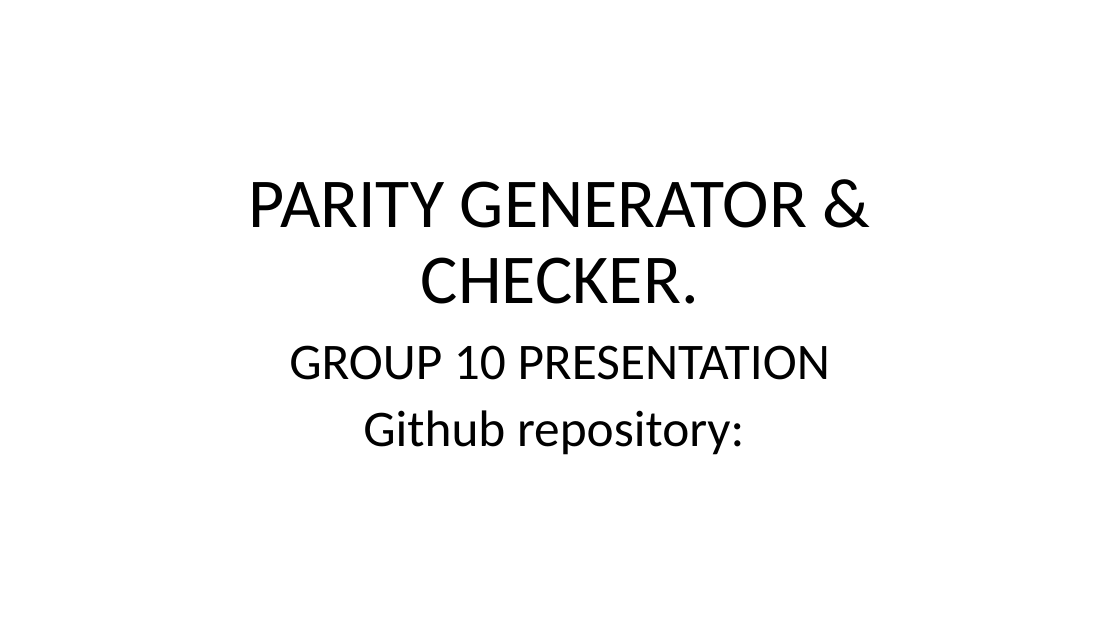
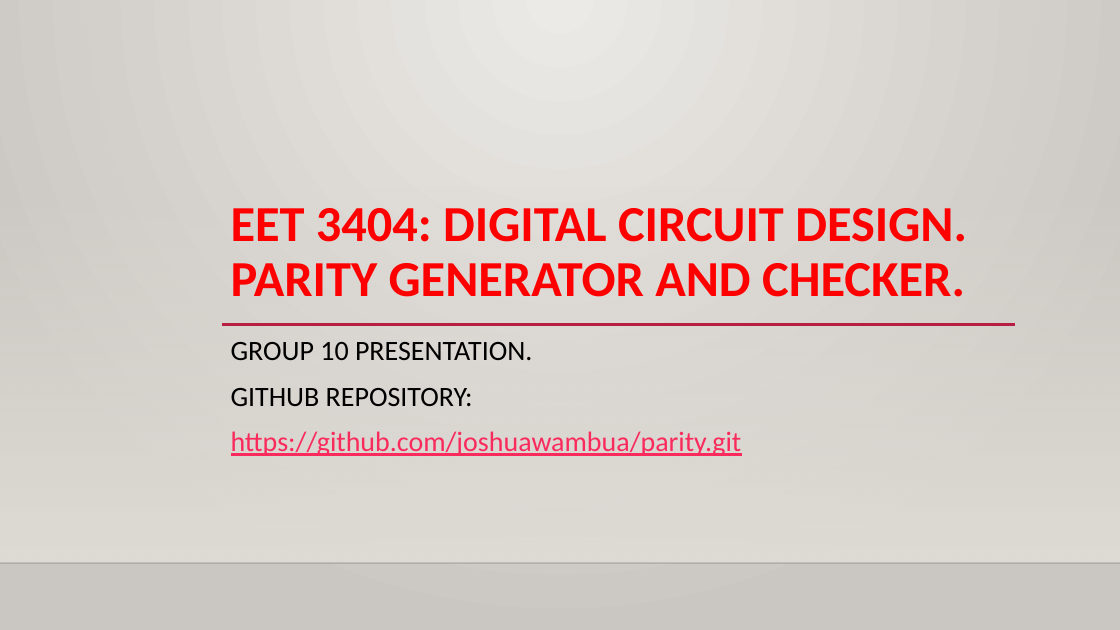
Before and after one commit to joshuawambua/parity, a slide deck: slide 1 of PARITY GENERATOR.pptx. Drawn at 1120x630 pixels with LibreOffice and Linux fonts; fonts in the diff are those of the drawing; background and template pictures are left out. Boxes give left, top, right and bottom in pixels: in the first picture for what was removed or moved away, otherwise in the second. Text is boxed around its words. In the diff, an @@ line names an element or a change of style, - is before the commit and + after.

```diff
--- a/PARITY GENERATOR.pptx
+++ b/PARITY GENERATOR.pptx
@@ background #FFFFFF to gradient #ECEAE7 to #CAC7C1 @@
@@ rectangle added at box(0, 186, 1120, 563), fill gradient #DFDBD5 @@
@@ title at box(231, 208, 967, 297): text changed; size 60 to 43.2 pt; text colour #000000 to #FF0000; bold on @@
-PARITY GENERATOR & CHECKER.
+EET 3404: DIGITAL CIRCUIT DESIGN.
+PARITY GENERATOR AND CHECKER.
@@ line added from (222, 324) to (1016, 324), #B71E42 2.5 pt @@
@@ subtitle at box(231, 342, 742, 456): text changed; size 44 to 24 pt; text colour #000000 to #FA2B5C @@
-GROUP 10 PRESENTATION
-Github repository:
+GROUP 10 PRESENTATION.
+GITHUB REPOSITORY:
+https://github.com/joshuawambua/parity.git
@@ line added from (0, 563) to (1120, 563), #000001 1 pt @@
```
Also in this commit, not shown: 4 other slides changed, 19 slides added, 2 slides removed.
